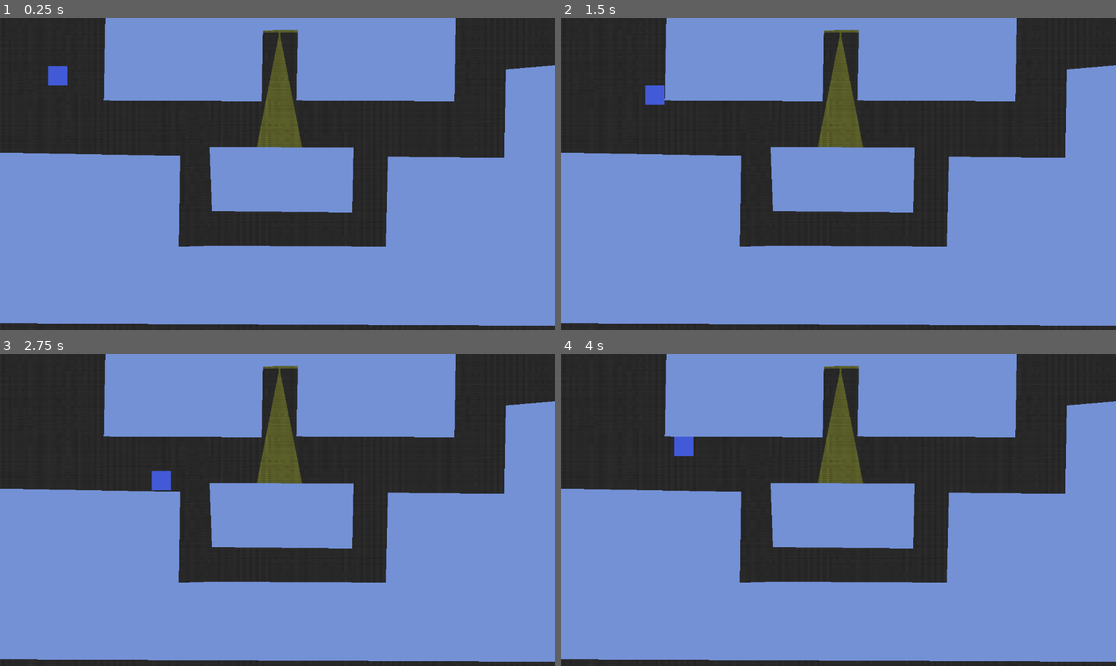
Above: before the commit, frames 1-4 (two rows, left to right).
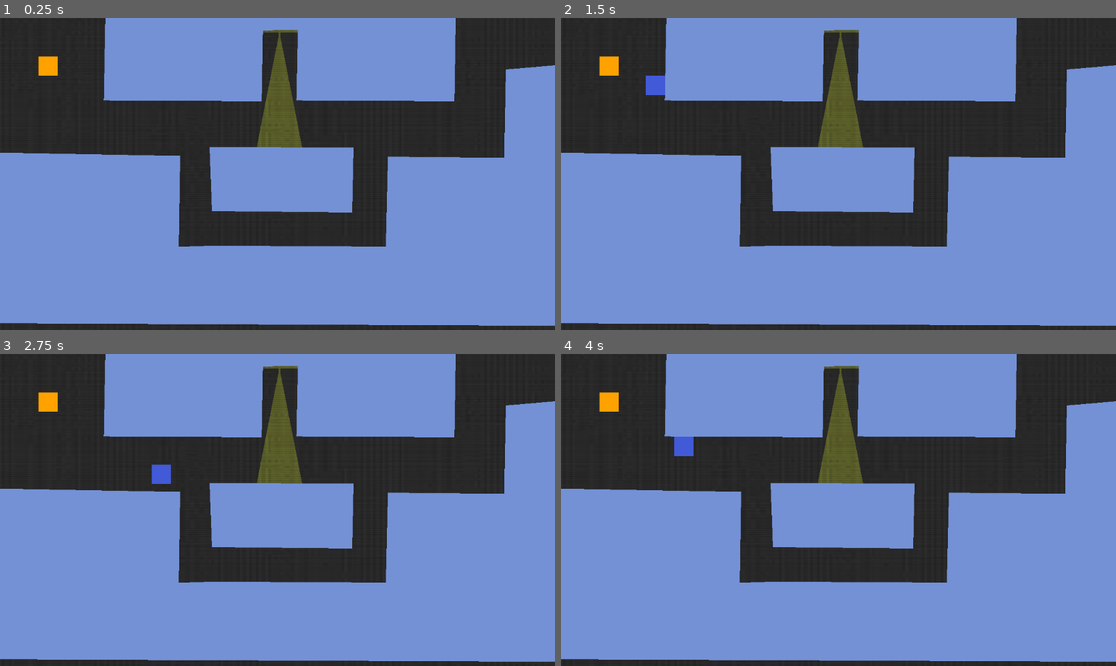
Above: after the commit, the same moments.

Repository: Exzakt/testing-testing
Game: Godot game, scene res://main.tscn
The game is run twice, just before and just after one commit, with the same random seed, the same clock (stepped at 60 frames per second) and the same inputs.
Inputs (mouse positions are in pixels of both pictures, inside the frame that each line leads up to):
- Up to frame 1 (0.25 s): no input
- Up to frame 2 (1.5 s): tap Enter at 0.5 s; move the mouse to (960, 158) at 0.52 s; hold D (ui_right) 0.53-1.28 s; click (960, 158) at 0.67 s; tap Space at 1.25 s; move the mouse to (727, 189) at 1.27 s; hold S (ui_down) from 1.28 s (still down)
- Up to frame 3 (2.75 s): move the mouse to (333, 441) at 2.02 s; release S (ui_down) at 2.03 s; hold D (ui_right) from 2.03 s (still down)
- Up to frame 4 (4 s): move the mouse to (810, 572) at 2.77 s; release D (ui_right) at 2.78 s; hold W (ui_up) 2.78-3.53 s; click (810, 572) at 2.92 s; tap Enter at 3.5 s; move the mouse to (1005, 556) at 3.52 s; hold A (ui_left) from 3.53 s (still down)

The runs differ from the first frame. In frame 1, 0.4% of the frame differs, in the area x 6-13%, y 12-22%; in frame 2, 0.4%, in the area x 6-19%, y 12-28%; in frame 3, 0.4%; in frame 4, 0.2%.

Commit message:
Add files via upload

Diff:
--- /dev/null
+++ b/lightsout-main-(4)/levels/level1.tscn
@@ -0,0 +1,110 @@
+[gd_scene load_steps=8 format=3 uid="uid://2eog75pmdwoj"]
+
+[ext_resource type="PackedScene" uid="uid://ur44wroxfk7u" path="res://prefabs/player.tscn" id="1_8hd6v"]
+[ext_resource type="PackedScene" uid="uid://dcq1na13r3j0n" path="res://prefabs/backgrounds.tscn" id="2_045es"]
+[ext_resource type="PackedScene" uid="uid://ceg5f06iaowqs" path="res://prefabs/stuff.tscn" id="3_omn1t"]
+[ext_resource type="PackedScene" uid="uid://blja5f2qagpsi" path="res://prefabs/walls.tscn" id="4_lf3p4"]
+[ext_resource type="PackedScene" uid="uid://bh82rs5fckamc" path="res://prefabs/spotlight.tscn" id="5_yydhl"]
+[ext_resource type="Script" uid="uid://pofy1l3up7ku" path="res://scripts/walls_folder.gd" id="6_bekh1"]
+[ext_resource type="PackedScene" uid="uid://ryumlwh5ji22" path="res://prefabs/level_start.tscn" id="7_8bcou"]
+
+[node name="Level1" type="Node"]
+
+[node name="Player" parent="." instance=ExtResource("1_8hd6v")]
+
+[node name="Backgrounds" parent="." instance=ExtResource("2_045es")]
+
+[node name="Stuff" parent="." instance=ExtResource("3_omn1t")]
+
+[node name="Wall" parent="Stuff/Walls" index="0" instance=ExtResource("4_lf3p4")]
+
+[node name="StaticBody2D" parent="Stuff/Walls/Wall" index="0"]
+position = Vector2(300, 400)
+
+[node name="Polygon2D" parent="Stuff/Walls/Wall/StaticBody2D" index="0"]
+polygon = PackedVector2Array(-334, -121, 74, -113.516, 70.8, 95.6, -332, 103)
+
+[node name="Wall6" parent="Stuff/Walls" index="1" instance=ExtResource("4_lf3p4")]
+
+[node name="StaticBody2D" parent="Stuff/Walls/Wall6" index="0"]
+position = Vector2(300, 400)
+
+[node name="Polygon2D" parent="Stuff/Walls/Wall6/StaticBody2D" index="0"]
+polygon = PackedVector2Array(750, -293, 899, -306, 920, -71, 746, -83)
+
+[node name="Wall5" parent="Stuff/Walls" index="2" instance=ExtResource("4_lf3p4")]
+
+[node name="StaticBody2D" parent="Stuff/Walls/Wall5" index="0"]
+position = Vector2(300, 200)
+
+[node name="Polygon2D" parent="Stuff/Walls/Wall5/StaticBody2D" index="0"]
+polygon = PackedVector2Array(-81, -213, 246.273, -212.459, 243.235, -27.1415, -84.5926, -28.5558)
+
+[node name="Wall7" parent="Stuff/Walls" index="3" instance=ExtResource("4_lf3p4")]
+
+[node name="StaticBody2D" parent="Stuff/Walls/Wall7" index="0"]
+position = Vector2(700, 200)
+
+[node name="Polygon2D" parent="Stuff/Walls/Wall7/StaticBody2D" index="0"]
+polygon = PackedVector2Array(-81, -213, 246.273, -212.459, 243.235, -27.1415, -84.5926, -28.5558)
+
+[node name="Wall8" parent="Stuff/Walls" index="4" instance=ExtResource("4_lf3p4")]
+
+[node name="StaticBody2D" parent="Stuff/Walls/Wall8" index="0"]
+position = Vector2(700, 200)
+
+[node name="Polygon2D" parent="Stuff/Walls/Wall8/StaticBody2D" index="0"]
+polygon = PackedVector2Array(-232.429, -212.175, 246.273, -212.459, 243.767, -176.743, -233.846, -173.909)
+
+[node name="Wall4" parent="Stuff/Walls" index="5" instance=ExtResource("4_lf3p4")]
+
+[node name="StaticBody2D" parent="Stuff/Walls/Wall4" index="0"]
+position = Vector2(600, 400)
+
+[node name="Polygon2D" parent="Stuff/Walls/Wall4/StaticBody2D" index="0"]
+polygon = PackedVector2Array(-165, -132, 134, -131, 131, 4, -160, 1)
+
+[node name="Wall3" parent="Stuff/Walls" index="6" instance=ExtResource("4_lf3p4")]
+
+[node name="StaticBody2D" parent="Stuff/Walls/Wall3" index="0"]
+position = Vector2(900, 400)
+
+[node name="Polygon2D" parent="Stuff/Walls/Wall3/StaticBody2D" index="0"]
+polygon = PackedVector2Array(-94.8, -111.916, 319, -108, 318, 86, -99.6, 94.8)
+
+[node name="Wall2" parent="Stuff/Walls" index="7" instance=ExtResource("4_lf3p4")]
+
+[node name="StaticBody2D" parent="Stuff/Walls/Wall2" index="0"]
+position = Vector2(600, 480)
+scale = Vector2(2, 2)
+
+[node name="Polygon2D" parent="Stuff/Walls/Wall2/StaticBody2D" index="0"]
+polygon = PackedVector2Array(-78, -3.6, 458.8, -0.400002, 460.4, 80.4, -455.6, 76.4, -454.8, 9.2)
+uv = PackedVector2Array(-78, -3.6, 458.8, -0.400002, 460.4, 80.4, -455.6, 76.4, -454.8, 9.2)
+
+[node name="Spotlight" parent="Stuff/SoloLights" index="0" instance=ExtResource("5_yydhl")]
+position = Vector2(580, 30)
+
+[node name="CollisionPolygon2D" parent="Stuff/SoloLights/Spotlight/Lights/LightArea" index="0"]
+polygon = PackedVector2Array(-0.5, 0.5, -23, 124, 22.5, 124.5)
+
+[node name="PointLight" parent="Stuff/SoloLights/Spotlight/Lights" index="1"]
+energy = 3.0
+
+[node name="Checkpoints" type="Node2D" parent="Stuff"]
+script = ExtResource("6_bekh1")
+
+[node name="LevelStart" parent="Stuff/Checkpoints" instance=ExtResource("7_8bcou")]
+position = Vector2(100, 100)
+
+[editable path="Player"]
+[editable path="Stuff"]
+[editable path="Stuff/Walls/Wall"]
+[editable path="Stuff/Walls/Wall6"]
+[editable path="Stuff/Walls/Wall5"]
+[editable path="Stuff/Walls/Wall7"]
+[editable path="Stuff/Walls/Wall8"]
+[editable path="Stuff/Walls/Wall4"]
+[editable path="Stuff/Walls/Wall3"]
+[editable path="Stuff/Walls/Wall2"]
+[editable path="Stuff/SoloLights/Spotlight"]
--- /dev/null
+++ b/lightsout-main-(4)/main.gd
@@ -0,0 +1,10 @@
+extends Node
+
+var levels: Array = [
+	"res://levels/level1.tscn"
+]
+var current_level
+
+func _ready():
+	current_level = load(levels[0]).instantiate()
+	add_child(current_level)
--- a/lightsout-main-(4)/main.tscn
+++ b/lightsout-main-(4)/main.tscn
@@ -1,103 +1,12 @@
-[gd_scene load_steps=7 format=3 uid="uid://2eog75pmdwoj"]
+[gd_scene load_steps=2 format=3 uid="uid://dwadogcrq5yla"]
 
-[ext_resource type="PackedScene" uid="uid://ur44wroxfk7u" path="res://prefabs/player.tscn" id="1_7mycd"]
-[ext_resource type="PackedScene" uid="uid://dcq1na13r3j0n" path="res://prefabs/backgrounds.tscn" id="4_1bvp3"]
-[ext_resource type="PackedScene" uid="uid://ceg5f06iaowqs" path="res://prefabs/stuff.tscn" id="5_4c57u"]
-[ext_resource type="PackedScene" uid="uid://blja5f2qagpsi" path="res://prefabs/walls.tscn" id="5_7mycd"]
-[ext_resource type="PackedScene" uid="uid://bh82rs5fckamc" path="res://spotlight.tscn" id="5_272bh"]
-[ext_resource type="Script" uid="uid://pofy1l3up7ku" path="res://scripts/walls_folder.gd" id="8_kek77"]
+[ext_resource type="Script" uid="uid://1s5d63nbhfpf" path="res://main.gd" id="1_ig7tw"]
 
 [node name="Main" type="Node"]
+script = ExtResource("1_ig7tw")
 
-[node name="Player" parent="." instance=ExtResource("1_7mycd")]
-
-[node name="Backgrounds" parent="." instance=ExtResource("4_1bvp3")]
-
-[node name="Stuff" parent="." instance=ExtResource("5_4c57u")]
-
-[node name="Wall" parent="Stuff/Walls" index="0" instance=ExtResource("5_7mycd")]
-
-[node name="StaticBody2D" parent="Stuff/Walls/Wall" index="0"]
-position = Vector2(300, 400)
-
-[node name="Polygon2D" parent="Stuff/Walls/Wall/StaticBody2D" index="0"]
-polygon = PackedVector2Array(-334, -121, 74, -113.516, 70.8, 95.6, -332, 103)
-
-[node name="Wall6" parent="Stuff/Walls" index="1" instance=ExtResource("5_7mycd")]
-
-[node name="StaticBody2D" parent="Stuff/Walls/Wall6" index="0"]
-position = Vector2(300, 400)
-
-[node name="Polygon2D" parent="Stuff/Walls/Wall6/StaticBody2D" index="0"]
-polygon = PackedVector2Array(750, -293, 899, -306, 920, -71, 746, -83)
-
-[node name="Wall5" parent="Stuff/Walls" index="2" instance=ExtResource("5_7mycd")]
-
-[node name="StaticBody2D" parent="Stuff/Walls/Wall5" index="0"]
-position = Vector2(300, 200)
-
-[node name="Polygon2D" parent="Stuff/Walls/Wall5/StaticBody2D" index="0"]
-polygon = PackedVector2Array(-81, -213, 246.273, -212.459, 243.235, -27.1415, -84.5926, -28.5558)
-
-[node name="Wall7" parent="Stuff/Walls" index="3" instance=ExtResource("5_7mycd")]
-
-[node name="StaticBody2D" parent="Stuff/Walls/Wall7" index="0"]
-position = Vector2(700, 200)
-
-[node name="Polygon2D" parent="Stuff/Walls/Wall7/StaticBody2D" index="0"]
-polygon = PackedVector2Array(-81, -213, 246.273, -212.459, 243.235, -27.1415, -84.5926, -28.5558)
-
-[node name="Wall8" parent="Stuff/Walls" index="4" instance=ExtResource("5_7mycd")]
-
-[node name="StaticBody2D" parent="Stuff/Walls/Wall8" index="0"]
-position = Vector2(700, 200)
-
-[node name="Polygon2D" parent="Stuff/Walls/Wall8/StaticBody2D" index="0"]
-polygon = PackedVector2Array(-232.429, -212.175, 246.273, -212.459, 243.767, -176.743, -233.846, -173.909)
-
-[node name="Wall4" parent="Stuff/Walls" index="5" instance=ExtResource("5_7mycd")]
-
-[node name="StaticBody2D" parent="Stuff/Walls/Wall4" index="0"]
-position = Vector2(600, 400)
-
-[node name="Polygon2D" parent="Stuff/Walls/Wall4/StaticBody2D" index="0"]
-polygon = PackedVector2Array(-165, -132, 134, -131, 131, 4, -160, 1)
-
-[node name="Wall3" parent="Stuff/Walls" index="6" instance=ExtResource("5_7mycd")]
-
-[node name="StaticBody2D" parent="Stuff/Walls/Wall3" index="0"]
-position = Vector2(900, 400)
-
-[node name="Polygon2D" parent="Stuff/Walls/Wall3/StaticBody2D" index="0"]
-polygon = PackedVector2Array(-94.8, -111.916, 319, -108, 318, 86, -99.6, 94.8)
-
-[node name="Wall2" parent="Stuff/Walls" index="7" instance=ExtResource("5_7mycd")]
-
-[node name="StaticBody2D" parent="Stuff/Walls/Wall2" index="0"]
-position = Vector2(600, 480)
-scale = Vector2(2, 2)
-
-[node name="Polygon2D" parent="Stuff/Walls/Wall2/StaticBody2D" index="0"]
-polygon = PackedVector2Array(-78, -3.6, 458.8, -0.400002, 460.4, 80.4, -455.6, 76.4, -454.8, 9.2)
-uv = PackedVector2Array(-78, -3.6, 458.8, -0.400002, 460.4, 80.4, -455.6, 76.4, -454.8, 9.2)
-
-[node name="Spotlight" parent="Stuff/SoloLights" index="0" instance=ExtResource("5_272bh")]
-position = Vector2(580, 30)
-
-[node name="PointLight" parent="Stuff/SoloLights/Spotlight/Lights" index="1"]
-energy = 3.0
-
-[node name="Checkpoints" type="Node2D" parent="Stuff"]
-script = ExtResource("8_kek77")
-
-[editable path="Player"]
-[editable path="Stuff"]
-[editable path="Stuff/Walls/Wall"]
-[editable path="Stuff/Walls/Wall6"]
-[editable path="Stuff/Walls/Wall5"]
-[editable path="Stuff/Walls/Wall7"]
-[editable path="Stuff/Walls/Wall8"]
-[editable path="Stuff/Walls/Wall4"]
-[editable path="Stuff/Walls/Wall3"]
-[editable path="Stuff/Walls/Wall2"]
-[editable path="Stuff/SoloLights/Spotlight"]
+[node name="UI" type="Control" parent="."]
+layout_mode = 3
+anchors_preset = 0
+offset_right = 40.0
+offset_bottom = 40.0
--- /dev/null
+++ b/lightsout-main-(4)/prefabs/level_end.tscn
@@ -0,0 +1,21 @@
+[gd_scene load_steps=3 format=3 uid="uid://d0ewcpnljapin"]
+
+[ext_resource type="Script" uid="uid://8vd4fejwq0vv" path="res://scripts/level_end.gd" id="1_fldmi"]
+
+[sub_resource type="RectangleShape2D" id="RectangleShape2D_lmp1b"]
+size = Vector2(40, 40)
+
+[node name="LevelEnd" type="Node2D"]
+script = ExtResource("1_fldmi")
+
+[node name="EndArea" type="Area2D" parent="."]
+
+[node name="ColorRect" type="ColorRect" parent="EndArea"]
+offset_left = -20.0
+offset_top = -20.0
+offset_right = 20.0
+offset_bottom = 20.0
+color = Color(1, 0, 0.95, 1)
+
+[node name="CollisionShape2D" type="CollisionShape2D" parent="EndArea"]
+shape = SubResource("RectangleShape2D_lmp1b")
--- /dev/null
+++ b/lightsout-main-(4)/prefabs/level_start.tscn
@@ -0,0 +1,21 @@
+[gd_scene load_steps=3 format=3 uid="uid://ryumlwh5ji22"]
+
+[ext_resource type="Script" uid="uid://b5gqjxlsi53ir" path="res://scripts/level_start.gd" id="1_grtbv"]
+
+[sub_resource type="RectangleShape2D" id="RectangleShape2D_qdh21"]
+size = Vector2(40, 40)
+
+[node name="LevelStart" type="Node2D"]
+script = ExtResource("1_grtbv")
+
+[node name="StartArea" type="Area2D" parent="."]
+
+[node name="CollisionShape2D" type="CollisionShape2D" parent="StartArea"]
+shape = SubResource("RectangleShape2D_qdh21")
+
+[node name="ColorRect" type="ColorRect" parent="StartArea"]
+offset_left = -20.0
+offset_top = -20.0
+offset_right = 20.0
+offset_bottom = 20.0
+color = Color(1, 0.633333, 0, 1)
--- a/lightsout-main-(4)/prefabs/player.tscn
+++ b/lightsout-main-(4)/prefabs/player.tscn
@@ -15,16 +15,16 @@
 [node name="Sprite2D" type="Sprite2D" parent="."]
 
 [node name="ColorRect" type="ColorRect" parent="Sprite2D"]
-offset_right = 40.0
-offset_bottom = 40.0
+offset_left = -20.0
+offset_top = -20.0
+offset_right = 20.0
+offset_bottom = 20.0
 color = Color(0.258571, 0.354361, 0.843396, 1)
 
 [node name="PlayerCollision" type="CollisionShape2D" parent="."]
-position = Vector2(20, 20)
 shape = SubResource("RectangleShape2D_0xm2m")
 
 [node name="PlayerGrabArea" type="Area2D" parent="."]
 
 [node name="CollisionShape2D" type="CollisionShape2D" parent="PlayerGrabArea"]
-position = Vector2(20, 20)
 shape = SubResource("RectangleShape2D_3vyb7")
--- /dev/null
+++ b/lightsout-main-(4)/prefabs/spotlight.tscn
@@ -0,0 +1,49 @@
+[gd_scene load_steps=7 format=3 uid="uid://bh82rs5fckamc"]
+
+[ext_resource type="Script" uid="uid://bmtwbmhbjuvpo" path="res://scripts/lights.gd" id="1_scnk2"]
+[ext_resource type="Script" uid="uid://bji5f7oc0u6em" path="res://scripts/light.gd" id="2_lfkdj"]
+
+[sub_resource type="Gradient" id="Gradient_we4ua"]
+interpolation_color_space = 2
+offsets = PackedFloat32Array(0.321053, 1)
+colors = PackedColorArray(0.573684, 0.573684, 0.573684, 1, 0, 0, 0, 1)
+
+[sub_resource type="GradientTexture2D" id="GradientTexture2D_5qqhr"]
+gradient = SubResource("Gradient_we4ua")
+width = 512
+height = 512
+fill = 1
+fill_from = Vector2(0.5, 0.5)
+
+[sub_resource type="OccluderPolygon2D" id="OccluderPolygon2D_ovjbq"]
+polygon = PackedVector2Array(-1, 0, -1, 5, -3, 5, -3, 0)
+
+[sub_resource type="OccluderPolygon2D" id="OccluderPolygon2D_nb3eu"]
+polygon = PackedVector2Array(1, 0, 1, 5, 3, 5, 3, 0)
+
+[node name="Spotlight" type="Node2D"]
+
+[node name="Lights" type="Node2D" parent="."]
+scale = Vector2(2, 2)
+script = ExtResource("1_scnk2")
+
+[node name="LightArea" type="Area2D" parent="Lights" groups=["light_areas"]]
+script = ExtResource("2_lfkdj")
+
+[node name="CollisionPolygon2D" type="CollisionPolygon2D" parent="Lights/LightArea"]
+polygon = PackedVector2Array(-0.5, 0.5, -50.5, 261.5, 61.5, 262)
+
+[node name="PointLight" type="PointLight2D" parent="Lights"]
+color = Color(0.702978, 0.760315, 7.70092e-07, 1)
+shadow_enabled = true
+texture = SubResource("GradientTexture2D_5qqhr")
+
+[node name="SpotlightComponent" type="Node2D" parent="Lights"]
+
+[node name="LightOccluder2D" type="LightOccluder2D" parent="Lights/SpotlightComponent"]
+occluder = SubResource("OccluderPolygon2D_ovjbq")
+
+[node name="LightOccluder2D2" type="LightOccluder2D" parent="Lights/SpotlightComponent"]
+occluder = SubResource("OccluderPolygon2D_nb3eu")
+
+[connection signal="body_entered" from="Lights/LightArea" to="Lights/LightArea" method="_on_body_entered"]
--- a/lightsout-main-(4)/project.godot
+++ b/lightsout-main-(4)/project.godot
@@ -11,7 +11,7 @@
 [application]
 
 config/name="Lights Out"
-run/main_scene="res://main.tscn"
+run/main_scene="uid://dwadogcrq5yla"
 config/features=PackedStringArray("4.4", "Forward Plus")
 config/icon="res://assets/icon.svg"
 
--- a/lightsout-main-(4)/scripts/global_references.gd
+++ b/lightsout-main-(4)/scripts/global_references.gd
@@ -2,3 +2,5 @@
 
 var player = null
 var lights = null
+var start_area = null
+var level_end = null
--- /dev/null
+++ b/lightsout-main-(4)/scripts/level_end.gd
@@ -0,0 +1,4 @@
+extends Node2D
+
+func _ready():
+	GlobalReferences.level_end = self
--- /dev/null
+++ b/lightsout-main-(4)/scripts/level_start.gd
@@ -0,0 +1,4 @@
+extends Node2D
+
+func _ready():
+	GlobalReferences.start_area = self
--- a/lightsout-main-(4)/scripts/player.gd
+++ b/lightsout-main-(4)/scripts/player.gd
@@ -14,7 +14,8 @@
 func restart_level():
 	lives = 3
 	carrying = false
-	global_position = Vector2(100, 100)
+	await get_tree().process_frame
+	global_position = GlobalReferences.start_area.position
 
 func _physics_process(delta):
 	var input_vector = Vector2(
@@ -25,8 +26,8 @@
 	move_and_slide()
 	# Clamp to screen bounds
 	var screen_size = get_viewport_rect().size
-	position.x = clamp(position.x, 0, screen_size.x-40)
-	position.y = clamp(position.y, 0, screen_size.y-40)
+	position.x = clamp(position.x, 20, screen_size.x - 20)
+	position.y = clamp(position.y, 20, screen_size.y - 20)
 
 	if Input.is_mouse_button_pressed(1):
 		for area in player_area.get_overlapping_areas():
Not shown, added: lightsout-main-(4)/main.gd.uid
Not shown, added: lightsout-main-(4)/scripts/level_end.gd.uid
Not shown, added: lightsout-main-(4)/scripts/level_start.gd.uid
Not shown, added: assets
